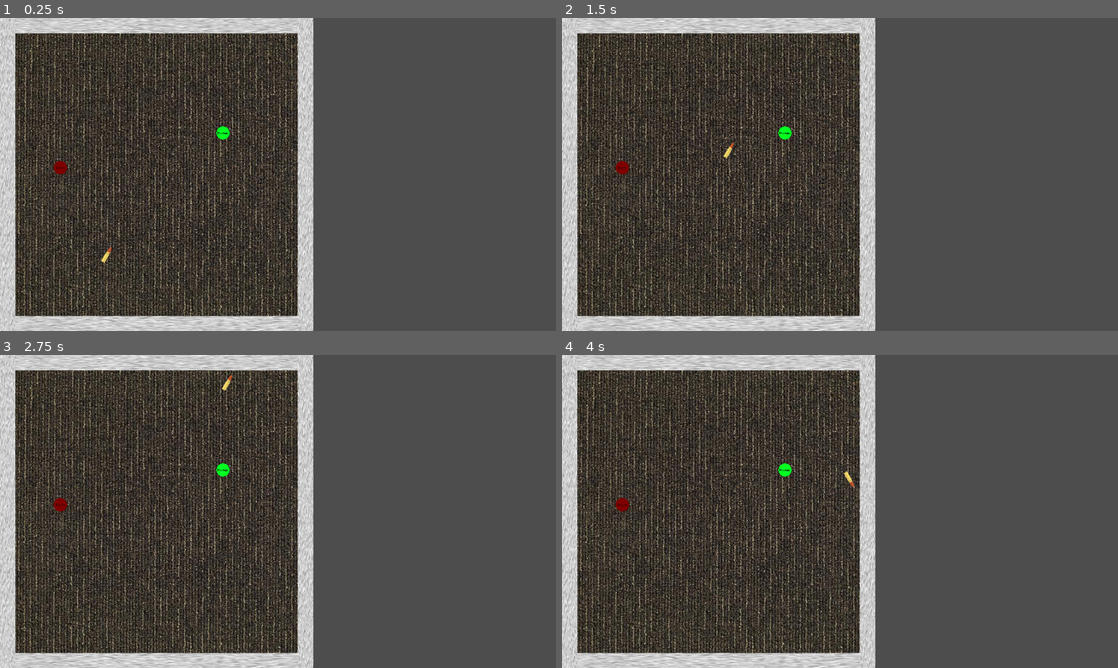
Above: before the commit, frames 1-4 (two rows, left to right).
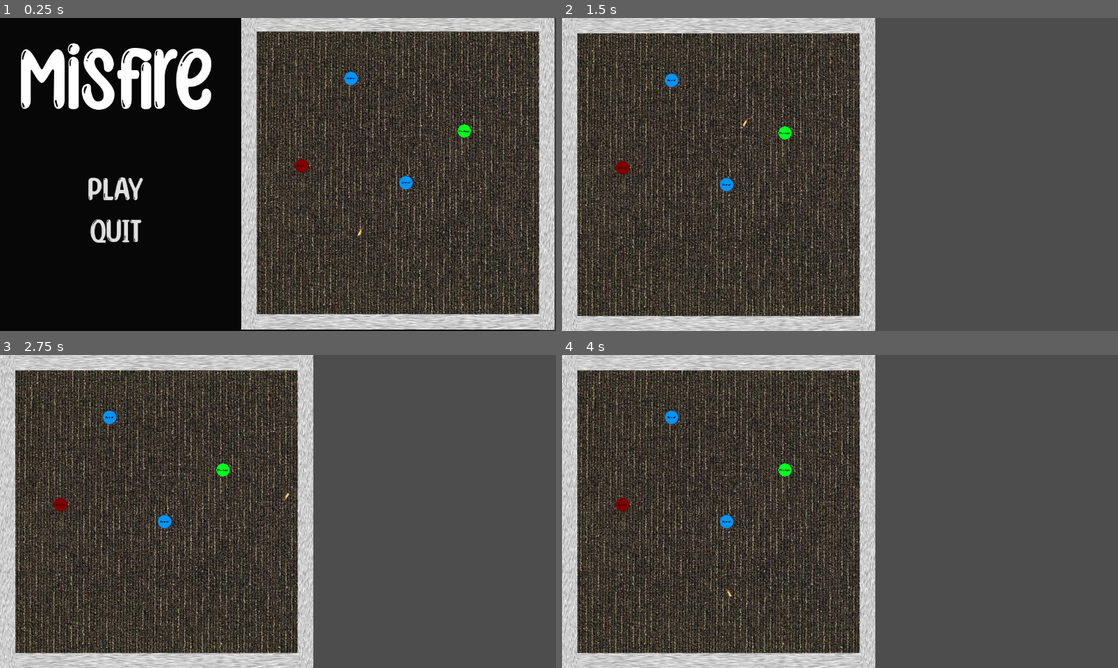
Above: after the commit, the same moments.

Repository: SKeppinger/BrackeysJam
Game: Godot game, scene res://scenes/main_menu/main_menu.tscn
Two runs of this game, one before a commit and one after it. Both use one fixed random seed, a clock stepped at 60 frames per second and the inputs below. Before the commit the project starts from res://scenes/level/level.tscn.
Inputs (mouse positions are in pixels of both pictures, inside the frame that each line leads up to):
- Up to frame 1 (0.25 s): no input
- Up to frame 2 (1.5 s): click (678, 190) at 0.5 s, where only the run after the commit has a clickable "PLAY"; tap Enter (ui_accept) at 1.25 s
- Up to frame 3 (2.75 s): tap Enter (ui_accept) at 1.52, 2.27 s
- Up to frame 4 (4 s): tap Enter (ui_accept) at 3.77 s

The runs differ from the first frame. In frame 1, 84% of the frame differs, in the area x 0-100%, y 0-100%; in frame 2, 0.2%; in frame 3, 0.2%; in frame 4, 0.2%.
Error in both runs: Invalid call. Nonexistent function 'shoot' in base 'Nil'. (res://scenes/level/level.gd:23)

Commit message:
now you're thinking with portals

Diff:
--- a/project.godot
+++ b/project.godot
@@ -11,7 +11,7 @@
 [application]
 
 config/name="BrackeysJam"
-run/main_scene="res://scenes/level/level.tscn"
+run/main_scene="res://scenes/main_menu/main_menu.tscn"
 config/features=PackedStringArray("4.3", "Forward Plus")
 config/icon="res://icon.svg"
 
@@ -24,3 +24,4 @@
 bullet=""
 enemy=""
 hostage=""
+portal=""
--- a/scenes/bullet/bullet.gd
+++ b/scenes/bullet/bullet.gd
@@ -1,7 +1,7 @@
 extends CharacterBody2D
 
 const dir = 30
-const SPEED = 200.0
+const SPEED = 400.0
 #const JUMP_VELOCITY = 1.0
 
 func _ready() -> void:
--- a/scenes/bullet/bullet.tscn
+++ b/scenes/bullet/bullet.tscn
@@ -8,7 +8,7 @@
 
 [node name="Bullet" type="CharacterBody2D" groups=["bullet"]]
 position = Vector2(0, -3.55271e-15)
-scale = Vector2(0.156275, 0.156275)
+scale = Vector2(0.05, 0.05)
 script = ExtResource("1_c7cd0")
 
 [node name="Sprite2D" type="Sprite2D" parent="."]
--- a/scenes/level/level.tscn
+++ b/scenes/level/level.tscn
@@ -6,6 +6,7 @@
 [ext_resource type="PackedScene" uid="uid://7cco8vs3ujcd" path="res://scenes/bullet/bullet.tscn" id="3_30cjc"]
 [ext_resource type="PackedScene" uid="uid://b4qgk55k1eoea" path="res://scenes/entities/hostage.tscn" id="5_svj52"]
 [ext_resource type="PackedScene" uid="uid://7rlisy6fltdx" path="res://scenes/entities/enemy.tscn" id="6_f5vjv"]
+[ext_resource type="PackedScene" uid="uid://d4jd5ckhspu2s" path="res://scenes/portal/portal.tscn" id="7_et3nx"]
 
 [sub_resource type="RectangleShape2D" id="RectangleShape2D_wr1ax"]
 size = Vector2(31, 600.5)
@@ -61,10 +62,18 @@
 
 [node name="Bullet" parent="." instance=ExtResource("3_30cjc")]
 position = Vector2(182.102, 492.693)
-scale = Vector2(0.1, 0.1)
+scale = Vector2(0.05, 0.05)
 
 [node name="Hostage" parent="." instance=ExtResource("5_svj52")]
 position = Vector2(427.062, 220.002)
 
 [node name="Enemy" parent="." instance=ExtResource("6_f5vjv")]
 position = Vector2(115.547, 286.557)
+
+[node name="Portal" parent="." node_paths=PackedStringArray("partner") instance=ExtResource("7_et3nx")]
+position = Vector2(315.212, 318.91)
+partner = NodePath("../Portal2")
+
+[node name="Portal2" parent="." node_paths=PackedStringArray("partner") instance=ExtResource("7_et3nx")]
+position = Vector2(209.834, 119.245)
+partner = NodePath("../Portal")
--- /dev/null
+++ b/scenes/portal/portal.gd
@@ -0,0 +1,24 @@
+extends Area2D
+class_name Portal
+
+@export var angle: float
+@export var partner: Portal
+
+var arrow
+
+# Called when the node enters the scene tree for the first time.
+func _ready():
+	arrow = $RayCast2D
+	arrow.rotation_degrees = angle
+
+# Called every frame. 'delta' is the elapsed time since the previous frame.
+func _process(delta):
+	pass
+
+func _on_body_entered(body):
+	if body.is_in_group("bullet"):
+		body.global_position = partner.arrow.global_position
+		body.global_position += partner.arrow.target_position * partner.scale.x
+		body.rotation = partner.arrow.rotation + deg_to_rad(180)
+		var dir = partner.arrow.target_position - partner.arrow.position
+		body.velocity = body.velocity.length() * dir.normalized()
--- /dev/null
+++ b/scenes/portal/portal.tscn
@@ -0,0 +1,22 @@
+[gd_scene load_steps=4 format=3 uid="uid://d4jd5ckhspu2s"]
+
+[ext_resource type="Script" path="res://scenes/portal/portal.gd" id="1_3fsru"]
+[ext_resource type="Texture2D" uid="uid://cdign5j5312x1" path="res://assets/portal_temp.png" id="1_oq66f"]
+
+[sub_resource type="CircleShape2D" id="CircleShape2D_7201x"]
+radius = 128.0
+
+[node name="Portal" type="Area2D" groups=["portal"]]
+scale = Vector2(0.1, 0.1)
+script = ExtResource("1_3fsru")
+
+[node name="Sprite2D" type="Sprite2D" parent="."]
+texture = ExtResource("1_oq66f")
+
+[node name="CollisionShape2D" type="CollisionShape2D" parent="."]
+shape = SubResource("CircleShape2D_7201x")
+
+[node name="RayCast2D" type="RayCast2D" parent="."]
+target_position = Vector2(0, 200)
+
+[connection signal="body_entered" from="." to="." method="_on_body_entered"]
Binary file added: assets/portal_temp.png
Not shown, added: assets/portal_temp.png.import
Not shown: 1 places in scenes/level/level.tscn that only renumber resources
